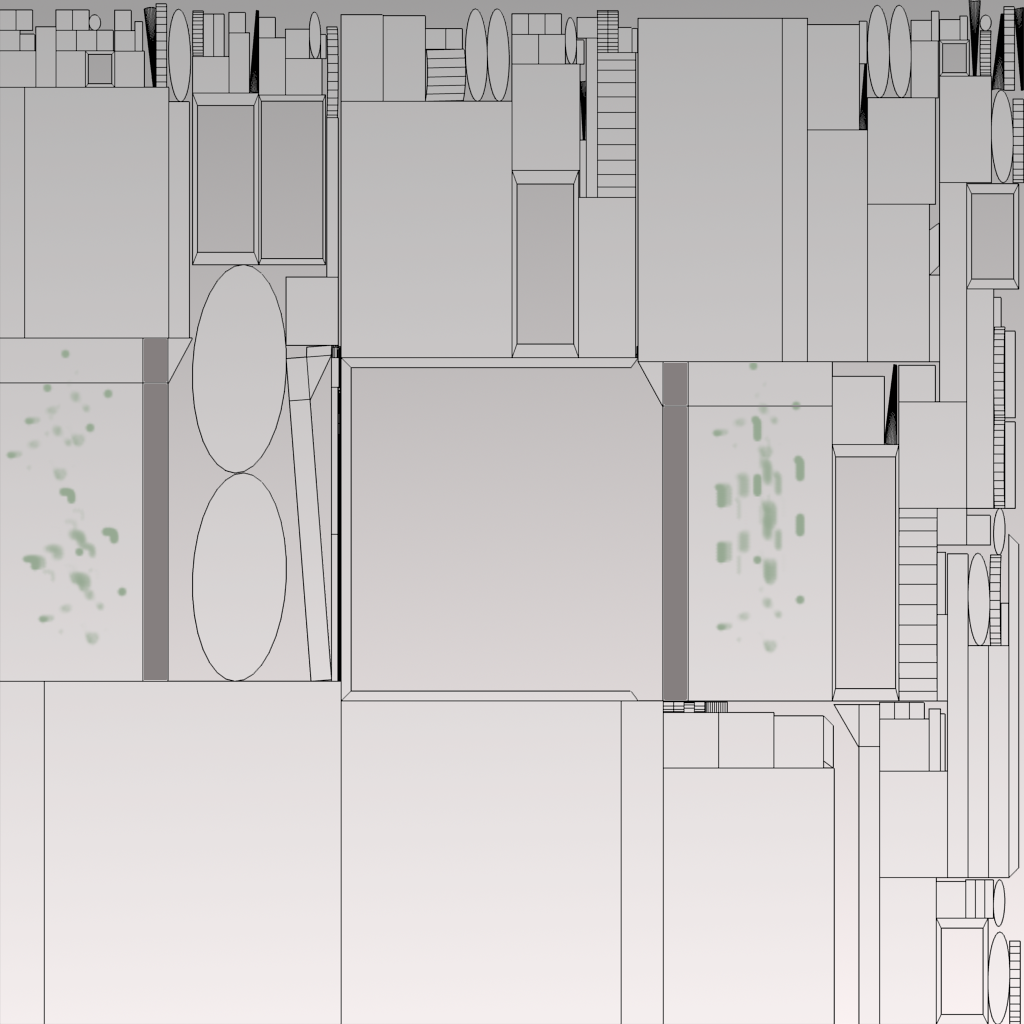
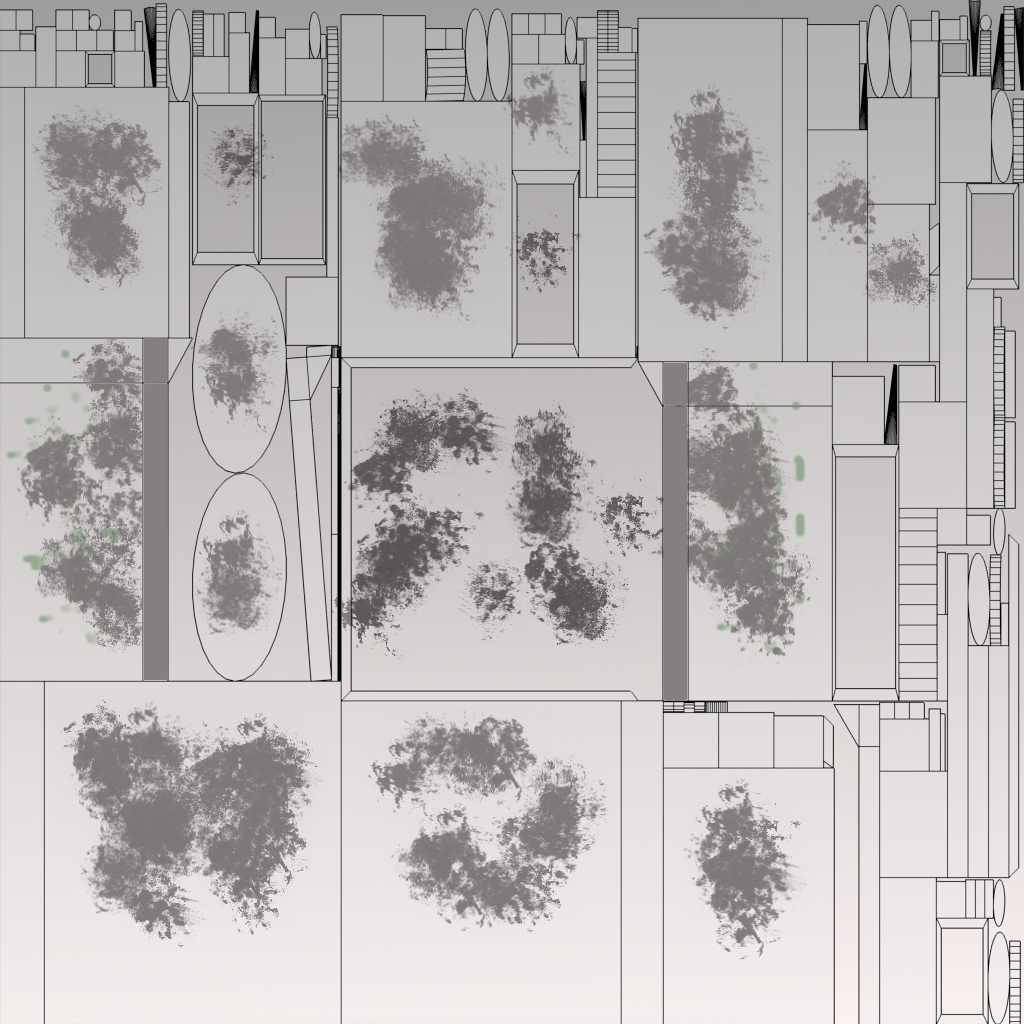
Layered file, before and after one edit (1024 × 1024). Changes by layer:
painted on "Capa #1" over [15, 65, 943, 960]
